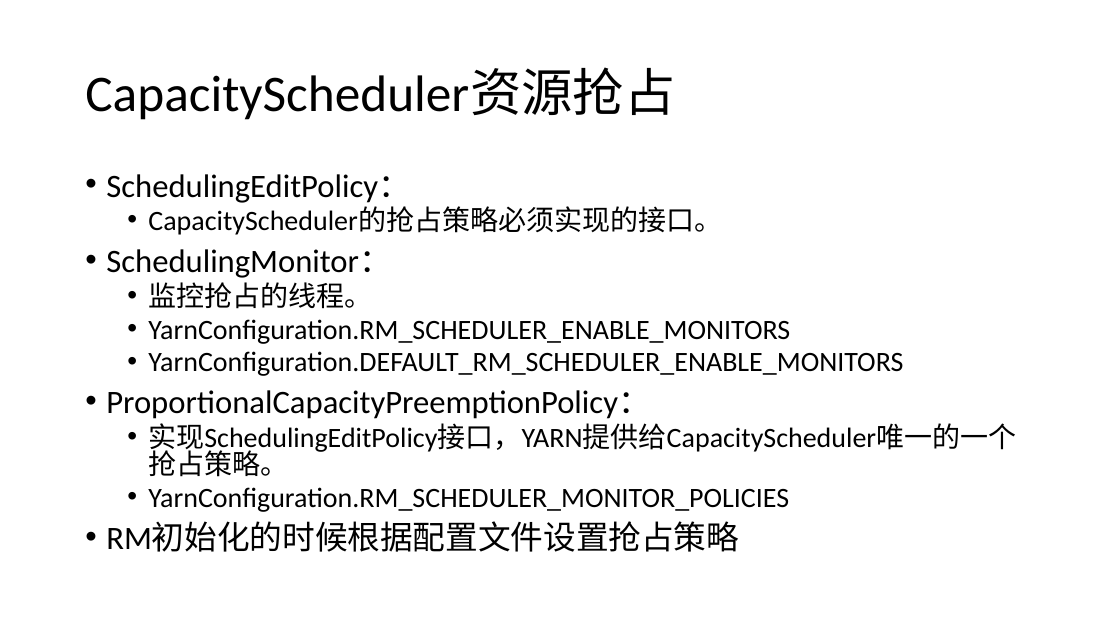
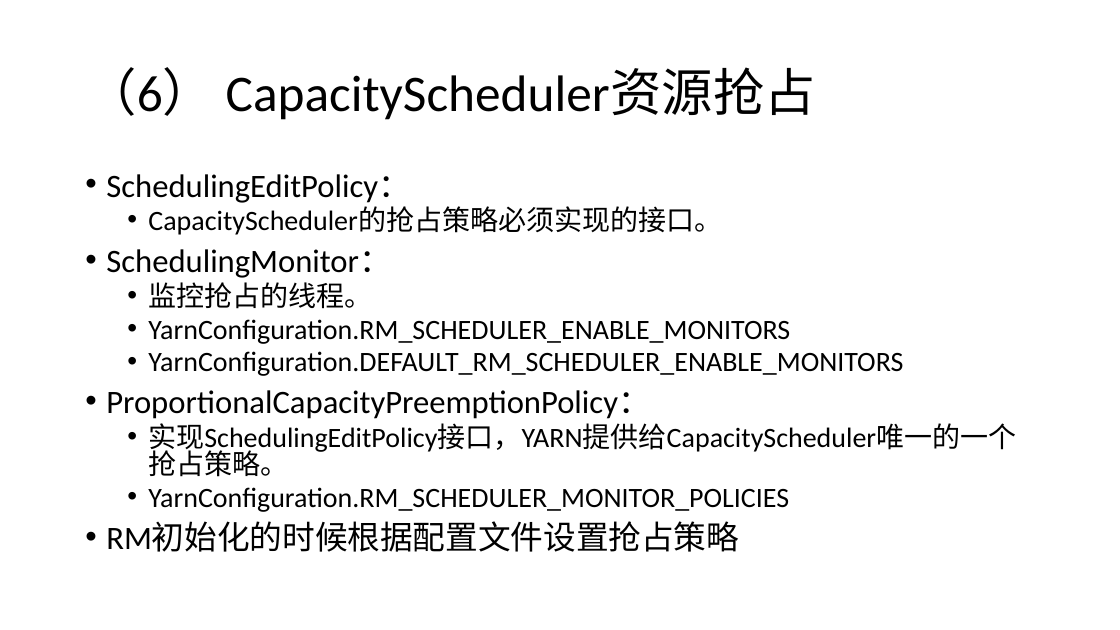
Before and after one commit to loull521/hadoop-yarn-src-read, a slide deck: slide 25 of ppt/Hadoop_2.4.1_YARN_source_code_read.pptx. Drawn at 1120x630 pixels with LibreOffice and Linux fonts; fonts in the diff are those of the drawing. Boxes give left, top, right and bottom in pixels: in the first picture for what was removed or moved away, otherwise in the second. Text is boxed around its words. In the diff, an @@ line names an element or a change of style, - is before the commit and + after.

```diff
--- a/ppt/Hadoop_2.4.1_YARN_source_code_read.pptx
+++ b/ppt/Hadoop_2.4.1_YARN_source_code_read.pptx
@@ title at [85,67,816,120]: text changed @@
-CapacityScheduler资源抢占
+（6） CapacityScheduler资源抢占
```
Also in this commit, not shown: 16 other slides changed, 4 slides added, 1 slide removed, 5 other files.
